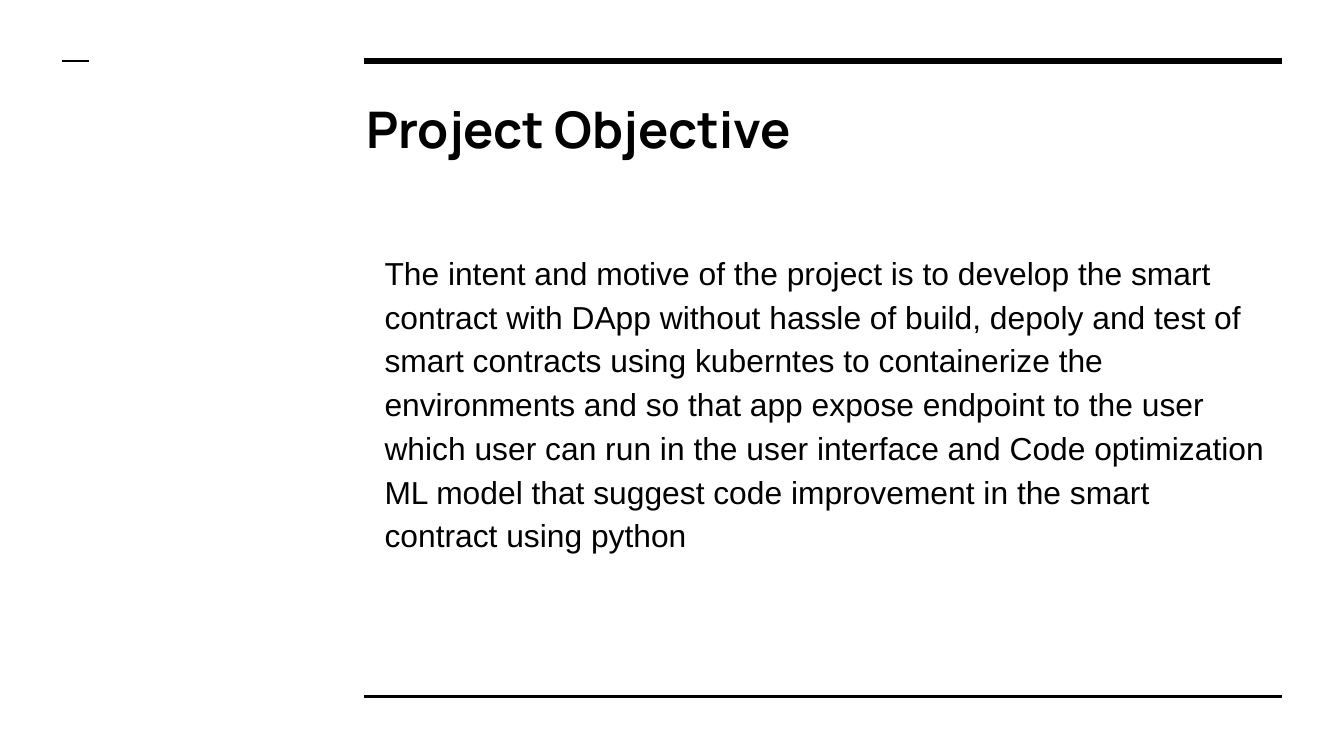
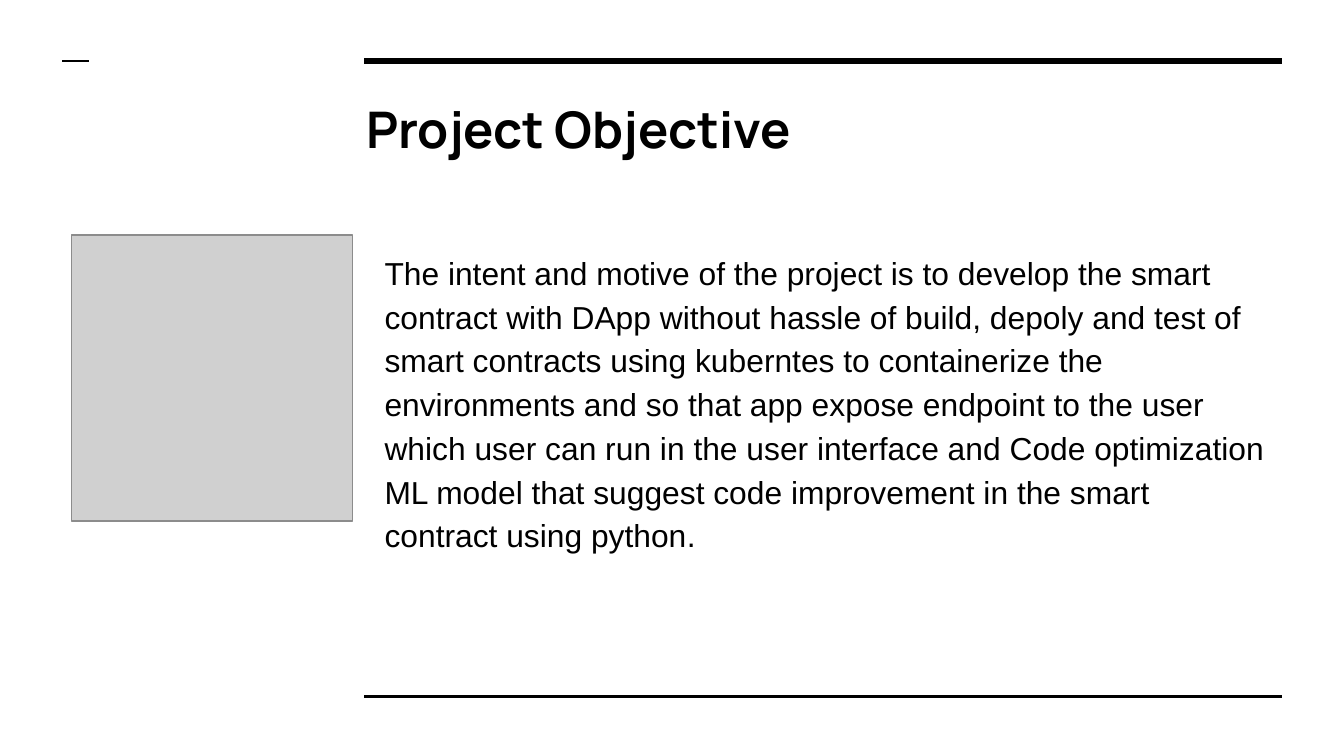
Before and after one commit to lokeshwaran100/neploy, a slide deck: slide 2 of doc/NEPLOY project.pptx. Drawn at 1344x756 pixels with LibreOffice and Linux fonts; fonts in the diff are those of the drawing; grey boxes stand for pictures. Boxes give left, top, right and bottom in pixels: in the first picture for what was removed or moved away, otherwise in the second. Text is boxed around its words. In the diff, an @@ line names an element or a change of style, - is before the commit and + after.

```diff
--- a/doc/NEPLOY project.pptx
+++ b/doc/NEPLOY project.pptx
@@ picture added at <box>71,235,352,521</box> @@
@@ text at <box>385,262,1263,553</box>: text changed @@
-The intent and motive of the project is to develop the smart contract with DApp without hassle of build, depoly and test of smart contracts using kuberntes to containerize the environments and so that app expose endpoint to the user which user can run in the user interface and Code optimization ML model that suggest code improvement in the smart contract using python
+The intent and motive of the project is to develop the smart contract with DApp without hassle of build, depoly and test of smart contracts using kuberntes to containerize the environments and so that app expose endpoint to the user which user can run in the user interface and Code optimization ML model that suggest code improvement in the smart contract using python.
```
Also in this commit, not shown: 4 other slides changed.
